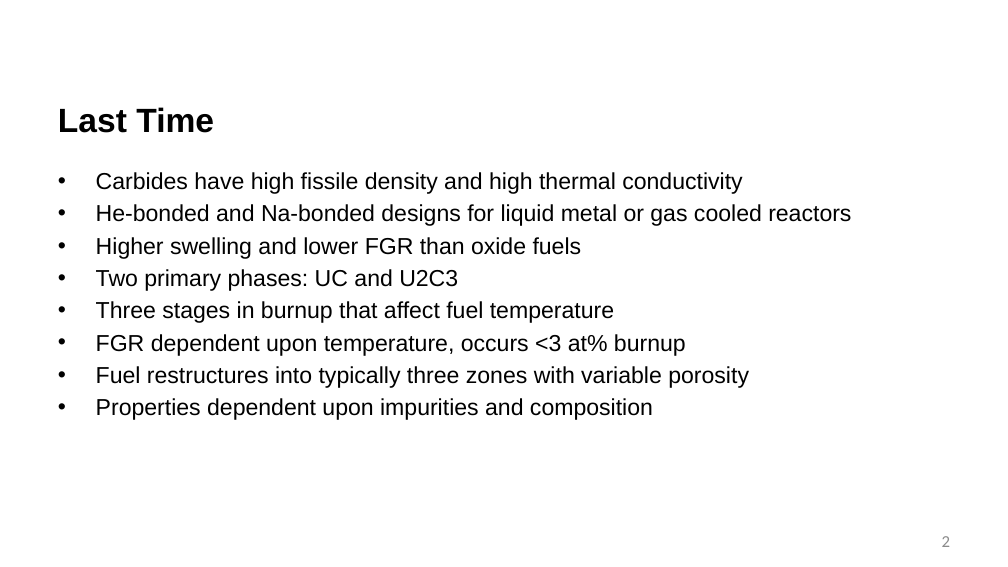
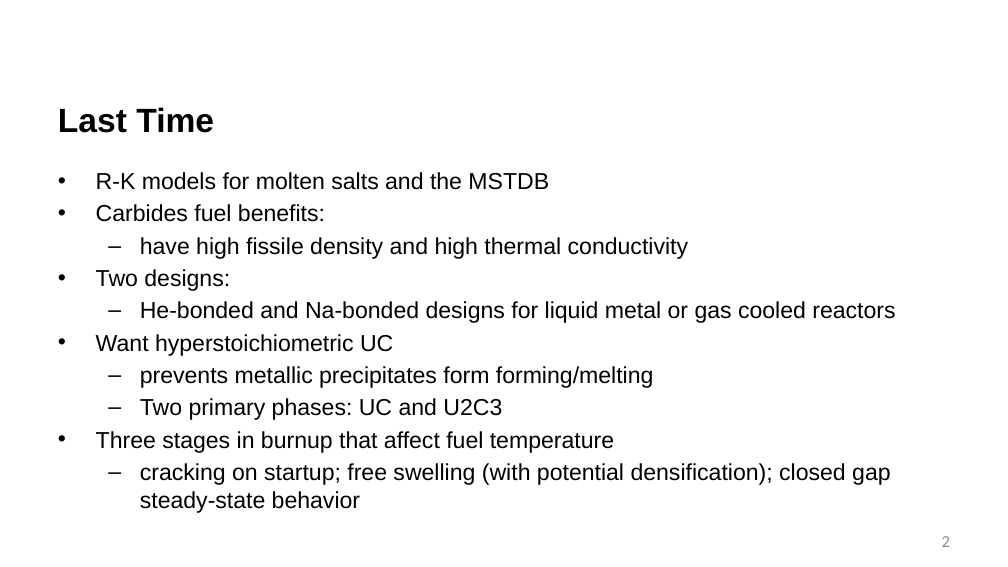
Before and after one commit to benbeeler/TEACHING, a slide deck: slide 2 of Advanced Reactor Materials/Fall2025/Lec16_carbide_nitride.pptx. Drawn at 1008x567 pixels with LibreOffice and Linux fonts; fonts in the diff are those of the drawing; background and template pictures are left out. Boxes give left, top, right and bottom in pixels: in the first picture for what was removed or moved away, otherwise in the second. Text is boxed around its words. In the diff, an @@ line names an element or a change of style, - is before the commit and + after.

```diff
--- a/Advanced Reactor Materials/Fall2025/Lec16_carbide_nitride.pptx
+++ b/Advanced Reactor Materials/Fall2025/Lec16_carbide_nitride.pptx
@@ text at [96, 172, 688, 291]: text changed @@
-• Carbides have high fissile density and high thermal conductivity
+• R-K models for molten salts and the MSTDB
+• Carbides fuel benefits:
+  – have high fissile density and high thermal conductivity
+• Two designs:
@@ text at [140, 301, 895, 420]: bullet • to –; list level 1 to 2 in "He-bonded and Na-bonded designs for ..."; list level 1 to 2 in "Two primary phases: UC and ..." @@
@@ text at [96, 334, 654, 388]: text changed @@
-• Higher swelling and lower FGR than oxide fuels
+• Want hyperstoichiometric UC
+  – prevents metallic precipitates form forming/melting
@@ text at [140, 463, 890, 513]: text changed @@
-• FGR dependent upon temperature, occurs <3 at% burnup
-• Fuel restructures into typically three zones with variable porosity
-• Properties dependent upon impurities and composition
+  – cracking on startup; free swelling (with potential densification); closed gap steady-state behavior
```
Also in this commit, not shown: 1 other slide changed, 19 slides added, 7 slides removed, 15 other files.
